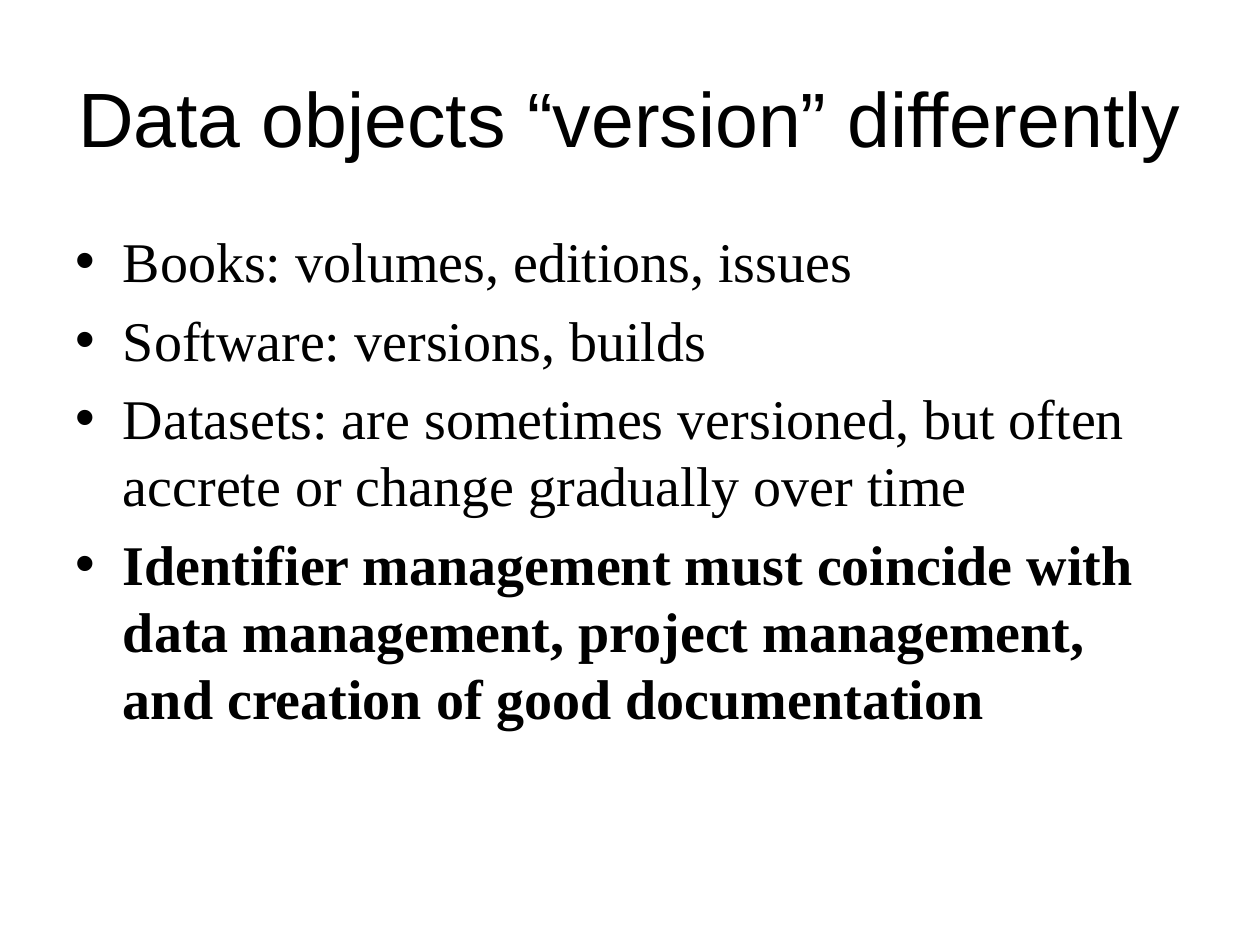
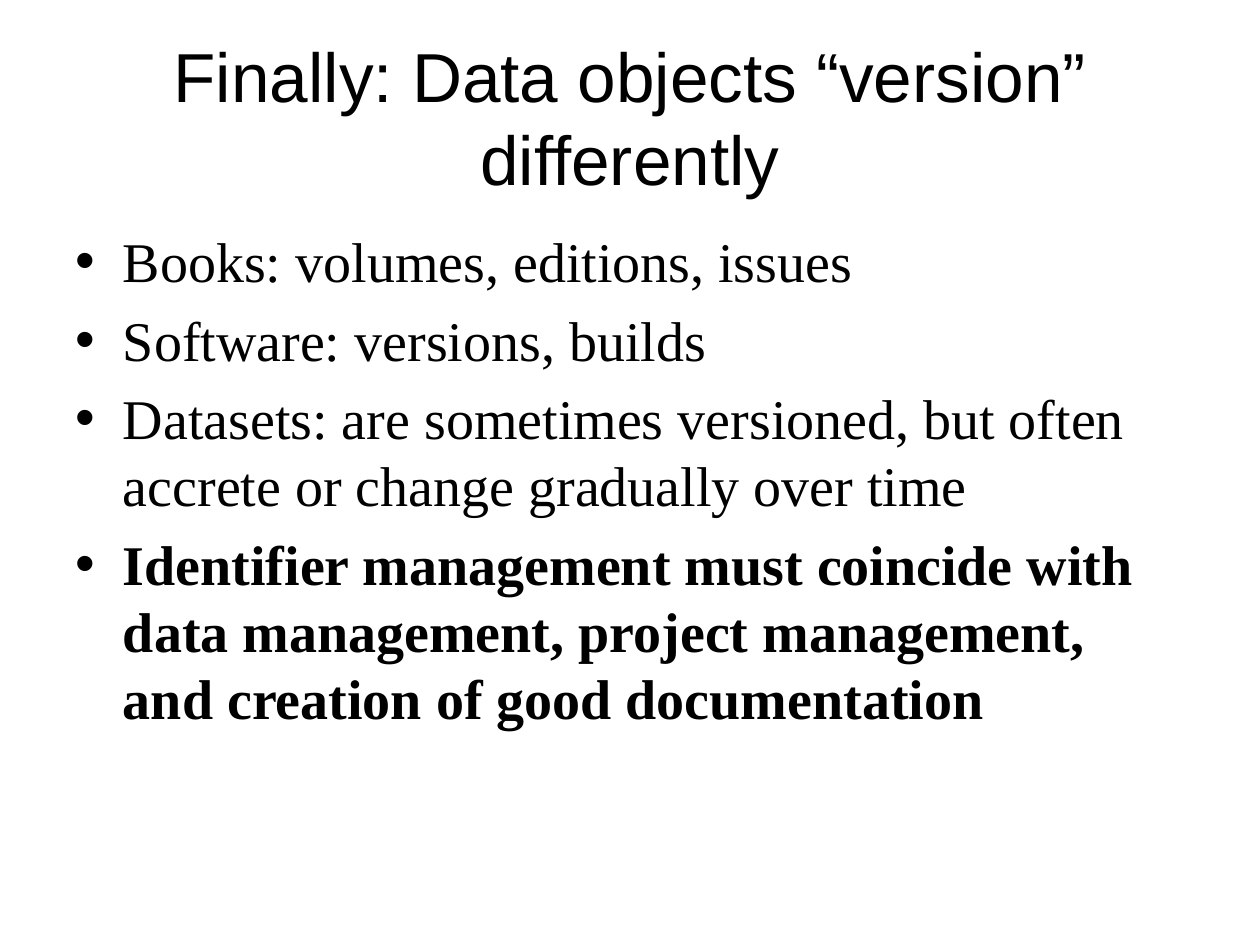
Before and after one commit to DataCurationWorkshop/HongKongCurationWorkshop, a slide deck: slide 17 of Day_1/Lectures/Slides/Day_1_Lecture_Identifier.pptx (slide 15 before the commit). Drawn at 1260x945 pixels with LibreOffice and Linux fonts; fonts in the diff are those of the drawing; background and template pictures are left out. Boxes give left, top, right and bottom in pixels: in the first picture for what was removed or moved away, otherwise in the second. Text is boxed around its words. In the diff, an @@ line names an element or a change of style, - is before the commit and + after.

Commit message:
adding identifier text and slides - almost done

```diff
--- a/Day_1/Lectures/Slides/Day_1_Lecture_Identifier.pptx
+++ b/Day_1/Lectures/Slides/Day_1_Lecture_Identifier.pptx
@@ title at (174,51,1086,198): text changed; size 44 to 39.6 pt @@
-Data objects “version” differently
+Finally: Data objects “version” differently
```
Also in this commit, not shown: 5 other slides changed, 4 slides added, 1 slide removed, 2 other files.
